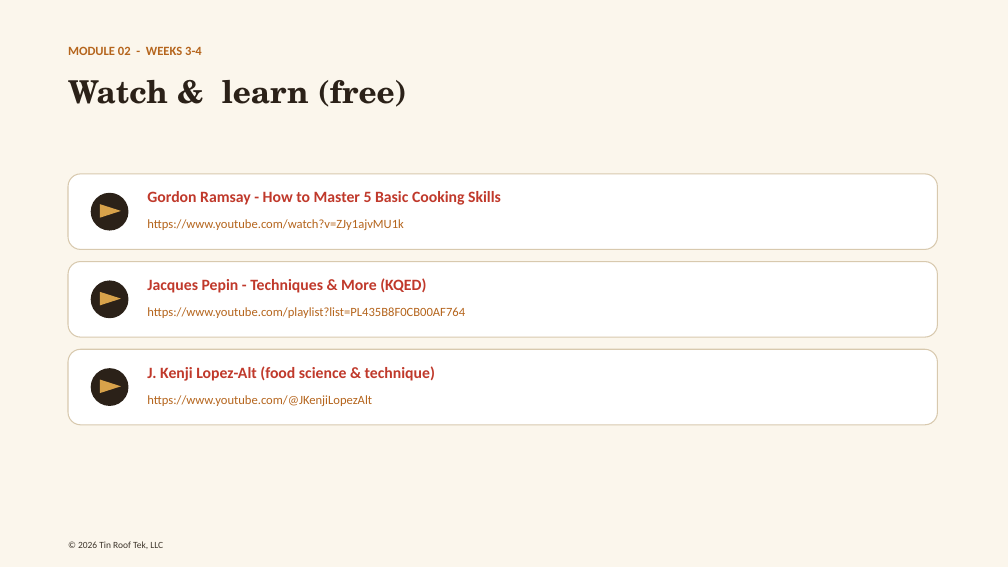
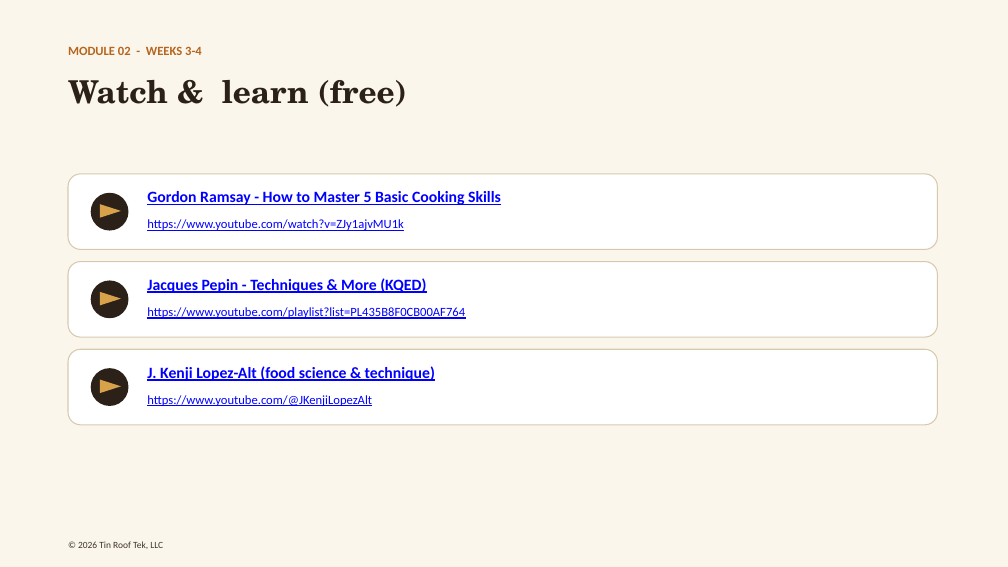
Before and after one commit to trippykitty808/self-taught-chef, a slide deck: slide 8 of assets/decks/Module_02_Knife_Skills.pptx. Drawn at 1008x567 pixels with LibreOffice and Linux fonts; fonts in the diff are those of the drawing. Boxes give left, top, right and bottom in pixels: in the first picture for what was removed or moved away, otherwise in the second. Text is boxed around its words. In the diff, an @@ line names an element or a change of style, - is before the commit and + after.

```diff
--- a/assets/decks/Module_02_Knife_Skills.pptx
+++ b/assets/decks/Module_02_Knife_Skills.pptx
@@ text colour #C0392B to #0000FF, underline on in 3 elements at bbox=[147, 191, 501, 205], bbox=[147, 277, 426, 295], bbox=[147, 366, 435, 381] @@
@@ text colour #B5651D to #0000FF, underline on in 3 elements at bbox=[147, 219, 404, 231], bbox=[147, 307, 465, 319], bbox=[147, 395, 372, 406] @@
```
Also in this commit, not shown: 40 other files.
